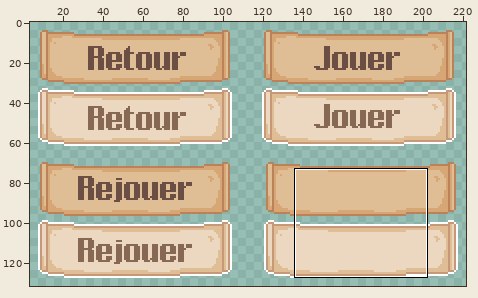
Pixel-art file -- assets/06_UI_menus/buttonsMenus.aseprite. The first picture is a wide view before the edit; the outline marks the close-up.
Close-up. Before:
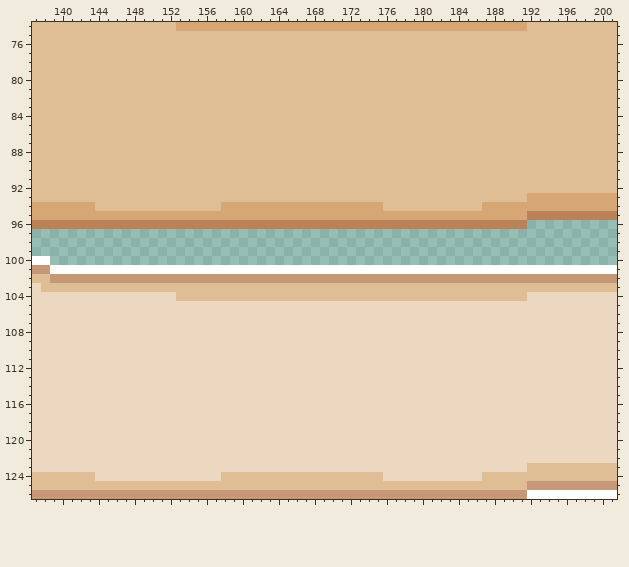
235x141 pixels, 1 frame. Colours within 5 levels of each other are drawn and written as one. Shown: x 137..201, y 74..126. The wide view leaves out empty margins.
New version:
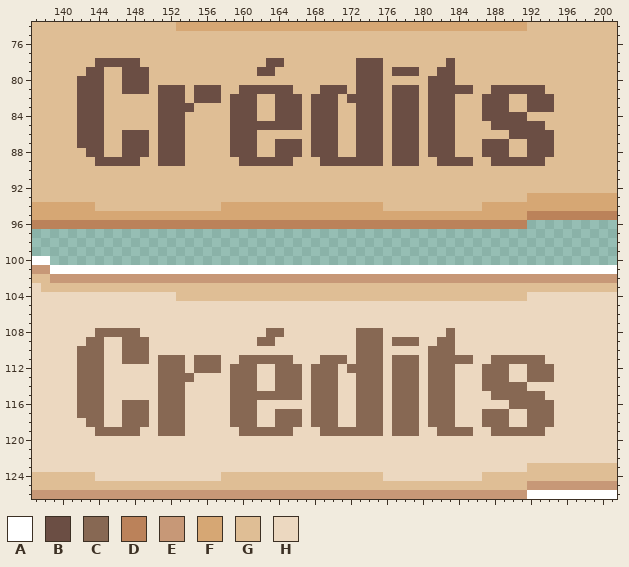
Palette (. is transparent): A #ffffff  B #6b4e44  C #876853  D #bb825a  E #c79877  F #d6a774  G #dfbe95  H #ecd8c0
Diff:
--- layer "textes"
@@ x 137..201 @@
  77 GGGGGGGGGGGGGGGGGGGGGGGGGGGGGGGGGGGGGGGGGGGGGGGGGGGGGGGGGGGGGGGGG
- 78 GGGGGGGGGGGGGGGGGGGGGGGGGGGGGGGGGGGGGGGGGGGGGGGGGGGGGGGGGGGGGGGGG
- 79 GGGGGGGGGGGGGGGGGGGGGGGGGGGGGGGGGGGGGGGGGGGGGGGGGGGGGGGGGGGGGGGGG
- 80 GGGGGGGGGGGGGGGGGGGGGGGGGGGGGGGGGGGGGGGGGGGGGGGGGGGGGGGGGGGGGGGGG
- 81 GGGGGGGGGGGGGGGGGGGGGGGGGGGGGGGGGGGGGGGGGGGGGGGGGGGGGGGGGGGGGGGGG
- 82 GGGGGGGGGGGGGGGGGGGGGGGGGGGGGGGGGGGGGGGGGGGGGGGGGGGGGGGGGGGGGGGGG
- 83 GGGGGGGGGGGGGGGGGGGGGGGGGGGGGGGGGGGGGGGGGGGGGGGGGGGGGGGGGGGGGGGGG
- 84 GGGGGGGGGGGGGGGGGGGGGGGGGGGGGGGGGGGGGGGGGGGGGGGGGGGGGGGGGGGGGGGGG
- 85 GGGGGGGGGGGGGGGGGGGGGGGGGGGGGGGGGGGGGGGGGGGGGGGGGGGGGGGGGGGGGGGGG
- 86 GGGGGGGGGGGGGGGGGGGGGGGGGGGGGGGGGGGGGGGGGGGGGGGGGGGGGGGGGGGGGGGGG
- 87 GGGGGGGGGGGGGGGGGGGGGGGGGGGGGGGGGGGGGGGGGGGGGGGGGGGGGGGGGGGGGGGGG
- 88 GGGGGGGGGGGGGGGGGGGGGGGGGGGGGGGGGGGGGGGGGGGGGGGGGGGGGGGGGGGGGGGGG
- 89 GGGGGGGGGGGGGGGGGGGGGGGGGGGGGGGGGGGGGGGGGGGGGGGGGGGGGGGGGGGGGGGGG
+ 78 GGGGGGGBBBBBGGGGGGGGGGGGGGBBGGGGGGGGBBBGGGGGGGBGGGGGGGGGGGGGGGGGG
+ 79 GGGGGGBBGGBBBGGGGGGGGGGGGBBGGGGGGGGGBBBGBBBGGBBGGGGGGGGGGGGGGGGGG
+ 80 GGGGGBBBGGBBBGGGGGGGGGGGGGGGGGGGGGGGBBBGGGGGBBBGGGGGGGGGGGGGGGGGG
+ 81 GGGGGBBBGGBBBGBBBGBBBGGBBBBBBGGGBBBGBBBGBBBGBBBBBGGBBBBBBGGGGGGGG
+ 82 GGGGGBBBGGGGGGBBBGBBBGBBBGGBBBGBBBGBBBBGBBBGBBBGGGBBBGGBBBGGGGGGG
+ 83 GGGGGBBBGGGGGGBBBBGGGGBBBGGBBBGBBBGGBBBGBBBGBBBGGGBBBGGBBBGGGGGGG
+ 84 GGGGGBBBGGGGGGBBBGGGGGBBBGGBBBGBBBGGBBBGBBBGBBBGGGBBBBBGGGGGGGGGG
+ 85 GGGGGBBBGGGGGGBBBGGGGGBBBBBBBBGBBBGGBBBGBBBGBBBGGGGBBBBBBGGGGGGGG
+ 86 GGGGGBBBGGBBBGBBBGGGGGBBBGGGGGGBBBGGBBBGBBBGBBBGGGGGGBBBBBGGGGGGG
+ 87 GGGGGBBBGGBBBGBBBGGGGGBBBGGBBBGBBBGGBBBGBBBGBBBGGGBBBGGBBBGGGGGGG
+ 88 GGGGGGBBGGBBBGBBBGGGGGBBBGGBBBGBBBGGBBBGBBBGBBBGGGBBBGGBBBGGGGGGG
+ 89 GGGGGGGBBBBBGGBBBGGGGGGBBBBBBGGGBBBBBBBGBBBGGBBBBGGBBBBBBGGGGGGGG
  90 GGGGGGGGGGGGGGGGGGGGGGGGGGGGGGGGGGGGGGGGGGGGGGGGGGGGGGGGGGGGGGGGG
@@ x 137..201 @@
 107 HHHHHHHHHHHHHHHHHHHHHHHHHHHHHHHHHHHHHHHHHHHHHHHHHHHHHHHHHHHHHHHHH
-108 HHHHHHHHHHHHHHHHHHHHHHHHHHHHHHHHHHHHHHHHHHHHHHHHHHHHHHHHHHHHHHHHH
-109 HHHHHHHHHHHHHHHHHHHHHHHHHHHHHHHHHHHHHHHHHHHHHHHHHHHHHHHHHHHHHHHHH
-110 HHHHHHHHHHHHHHHHHHHHHHHHHHHHHHHHHHHHHHHHHHHHHHHHHHHHHHHHHHHHHHHHH
-111 HHHHHHHHHHHHHHHHHHHHHHHHHHHHHHHHHHHHHHHHHHHHHHHHHHHHHHHHHHHHHHHHH
-112 HHHHHHHHHHHHHHHHHHHHHHHHHHHHHHHHHHHHHHHHHHHHHHHHHHHHHHHHHHHHHHHHH
-113 HHHHHHHHHHHHHHHHHHHHHHHHHHHHHHHHHHHHHHHHHHHHHHHHHHHHHHHHHHHHHHHHH
-114 HHHHHHHHHHHHHHHHHHHHHHHHHHHHHHHHHHHHHHHHHHHHHHHHHHHHHHHHHHHHHHHHH
-115 HHHHHHHHHHHHHHHHHHHHHHHHHHHHHHHHHHHHHHHHHHHHHHHHHHHHHHHHHHHHHHHHH
-116 HHHHHHHHHHHHHHHHHHHHHHHHHHHHHHHHHHHHHHHHHHHHHHHHHHHHHHHHHHHHHHHHH
-117 HHHHHHHHHHHHHHHHHHHHHHHHHHHHHHHHHHHHHHHHHHHHHHHHHHHHHHHHHHHHHHHHH
-118 HHHHHHHHHHHHHHHHHHHHHHHHHHHHHHHHHHHHHHHHHHHHHHHHHHHHHHHHHHHHHHHHH
-119 HHHHHHHHHHHHHHHHHHHHHHHHHHHHHHHHHHHHHHHHHHHHHHHHHHHHHHHHHHHHHHHHH
+108 HHHHHHHCCCCCHHHHHHHHHHHHHHCCHHHHHHHHCCCHHHHHHHCHHHHHHHHHHHHHHHHHH
+109 HHHHHHCCHHCCCHHHHHHHHHHHHCCHHHHHHHHHCCCHCCCHHCCHHHHHHHHHHHHHHHHHH
+110 HHHHHCCCHHCCCHHHHHHHHHHHHHHHHHHHHHHHCCCHHHHHCCCHHHHHHHHHHHHHHHHHH
+111 HHHHHCCCHHCCCHCCCHCCCHHCCCCCCHHHCCCHCCCHCCCHCCCCCHHCCCCCCHHHHHHHH
+112 HHHHHCCCHHHHHHCCCHCCCHCCCHHCCCHCCCHCCCCHCCCHCCCHHHCCCHHCCCHHHHHHH
+113 HHHHHCCCHHHHHHCCCCHHHHCCCHHCCCHCCCHHCCCHCCCHCCCHHHCCCHHCCCHHHHHHH
+114 HHHHHCCCHHHHHHCCCHHHHHCCCHHCCCHCCCHHCCCHCCCHCCCHHHCCCCCHHHHHHHHHH
+115 HHHHHCCCHHHHHHCCCHHHHHCCCCCCCCHCCCHHCCCHCCCHCCCHHHHCCCCCCHHHHHHHH
+116 HHHHHCCCHHCCCHCCCHHHHHCCCHHHHHHCCCHHCCCHCCCHCCCHHHHHHCCCCCHHHHHHH
+117 HHHHHCCCHHCCCHCCCHHHHHCCCHHCCCHCCCHHCCCHCCCHCCCHHHCCCHHCCCHHHHHHH
+118 HHHHHHCCHHCCCHCCCHHHHHCCCHHCCCHCCCHHCCCHCCCHCCCHHHCCCHHCCCHHHHHHH
+119 HHHHHHHCCCCCHHCCCHHHHHHCCCCCCHHHCCCCCCCHCCCHHCCCCHHCCCCCCHHHHHHHH
 120 HHHHHHHHHHHHHHHHHHHHHHHHHHHHHHHHHHHHHHHHHHHHHHHHHHHHHHHHHHHHHHHHH
